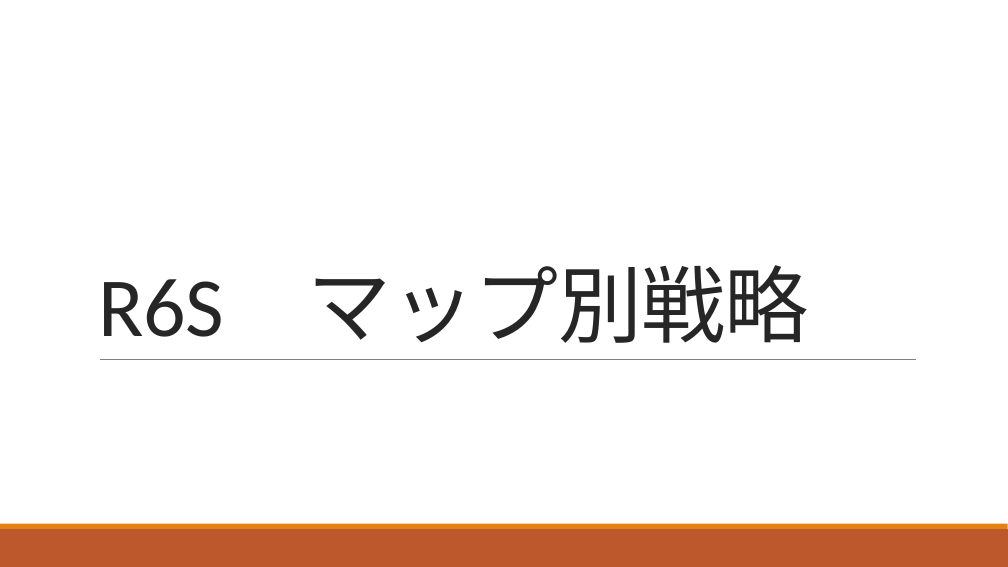
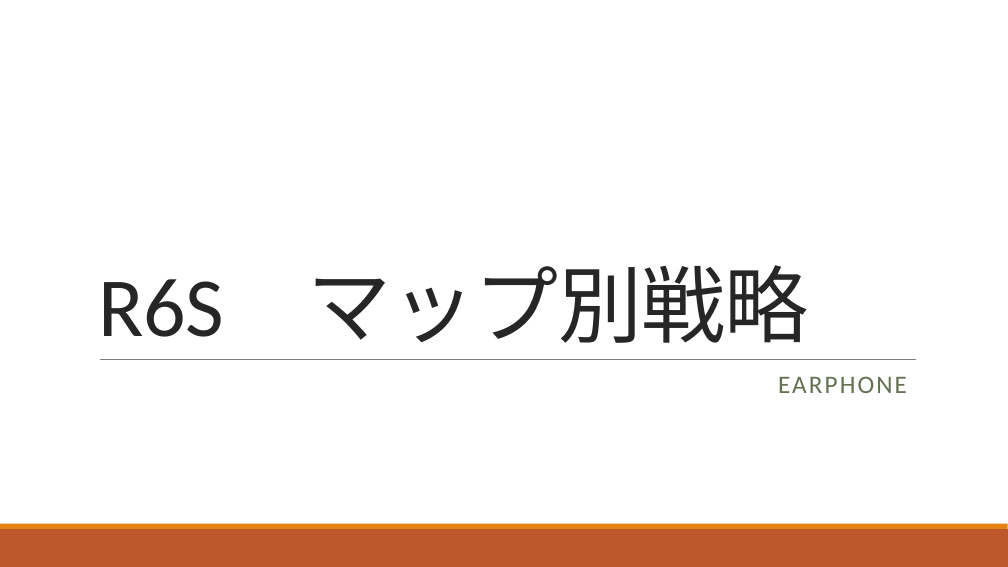
Before and after one commit to kaito-000/r6s_slide, a slide deck: slide 1 of R6S.pptx. Drawn at 1008x567 pixels with LibreOffice and Linux fonts; fonts in the diff are those of the drawing. Boxes give left, top, right and bottom in pixels: in the first picture for what was removed or moved away, otherwise in the second. Text is boxed around its words. In the diff, an @@ line names an element or a change of style, - is before the commit and + after.

```diff
--- a/R6S.pptx
+++ b/R6S.pptx
@@ subtitle added at box(778, 376, 907, 393), 24 pt, text #637052 @@
+EARPHONE
```
Also in this commit, not shown: 2 other slides changed, 6 slides added.
